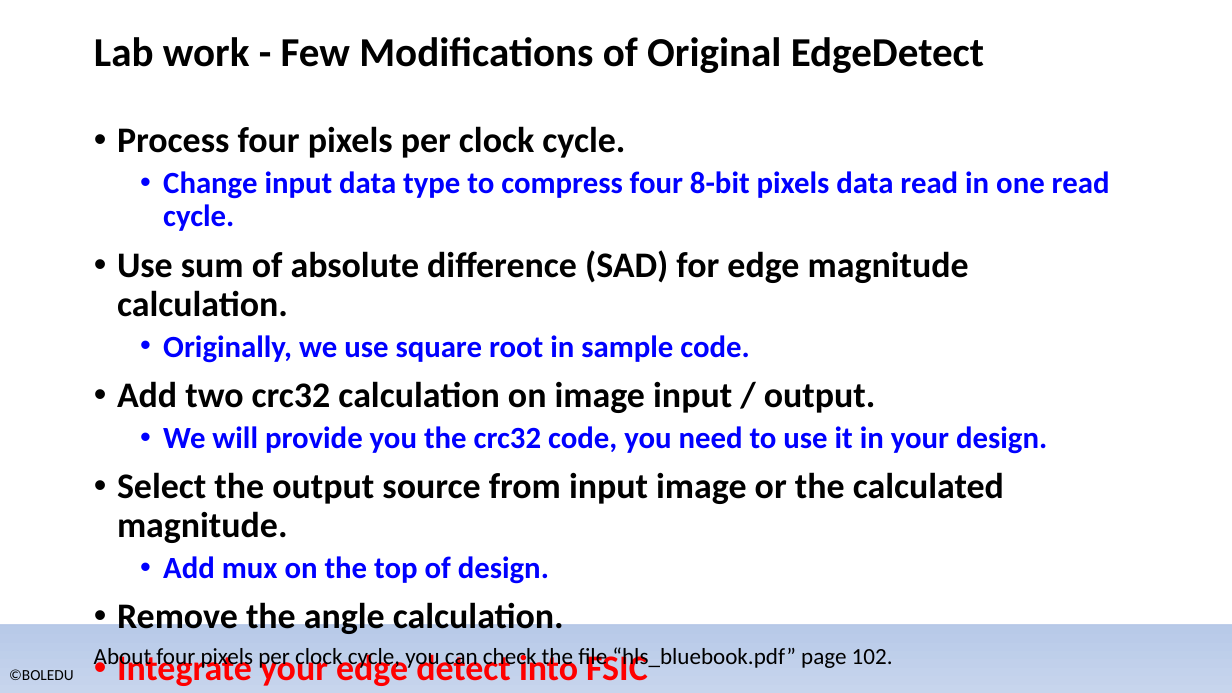
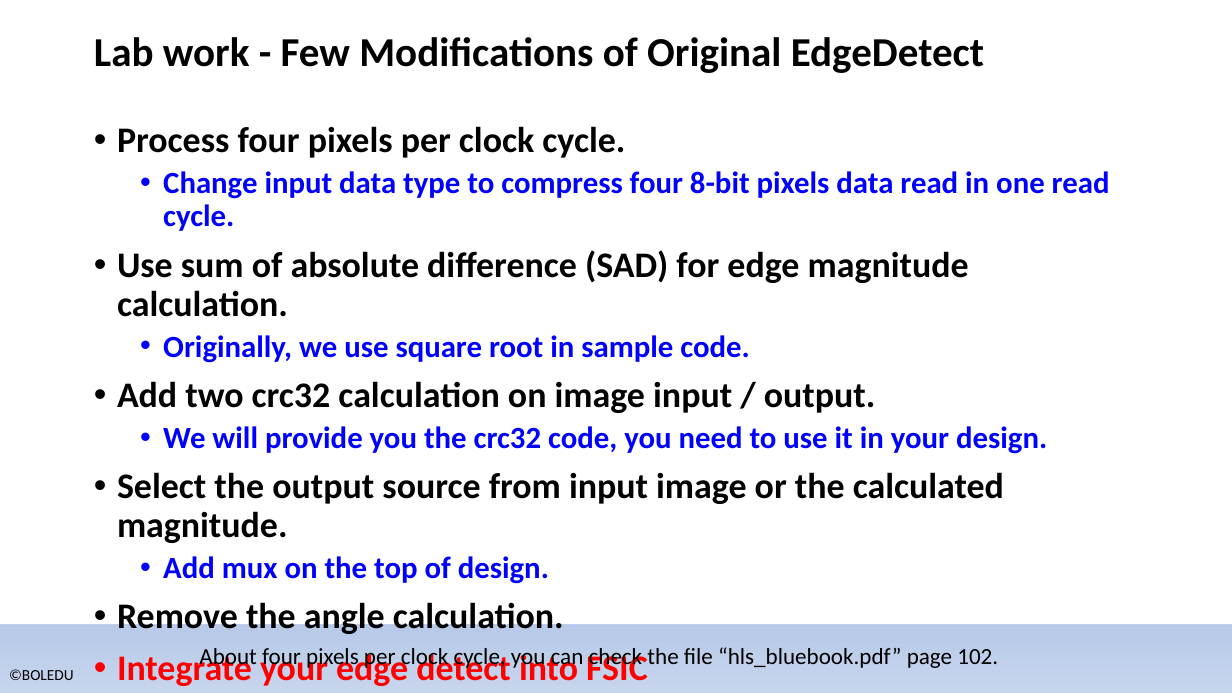
Before and after one commit to bol-edu/caravel-soc_fpga-lab, a slide deck: slide 8 of catapult_hls/lab_catapult_workbook.pptx. Drawn at 1232x693 pixels with LibreOffice and Linux fonts; fonts in the diff are those of the drawing; background and template pictures are left out. Boxes give left, top, right and bottom in pixels: in the first picture for what was removed or moved away, otherwise in the second. Text is boxed around its words. In the diff, an @@ line names an element or a change of style, - is before the commit and + after.

```diff
--- a/catapult_hls/lab_catapult_workbook.pptx
+++ b/catapult_hls/lab_catapult_workbook.pptx
@@ text "About four pixels per clock ...": place and size @@
-text "About four pixels per clock ..." at (94,647,893,671)
+text "About four pixels per clock ..." at (199,647,998,671)
```
Also in this commit, not shown: 5 other slides changed, 1 slide added, 1 other file.
